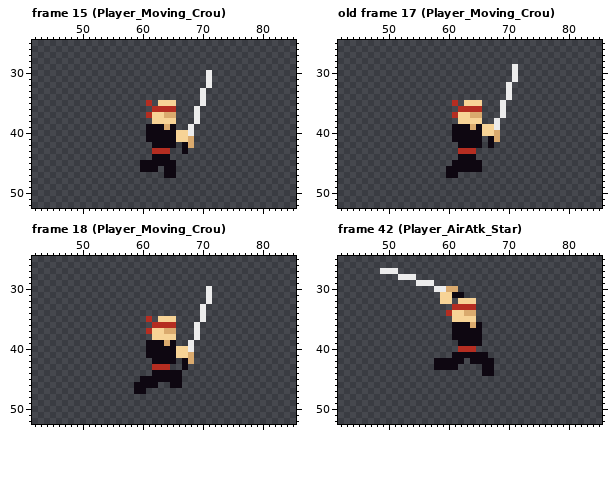
Pixel-art file: Assets/Player/T_Player.aseprite. The picture above is the old version.
128x64 pixels, 51 frames. Shown: frame 15 (Player_Moving_Crou): x 42..85, y 25..52; old frame 17 (Player_Moving_Crou): x 42..85, y 25..52; frame 18 (Player_Moving_Crou): x 42..85, y 25..52; frame 42 (Player_AirAtk_Star): x 42..85, y 25..52. The commit also changed other frames, which this record leaves out.
After the commit:
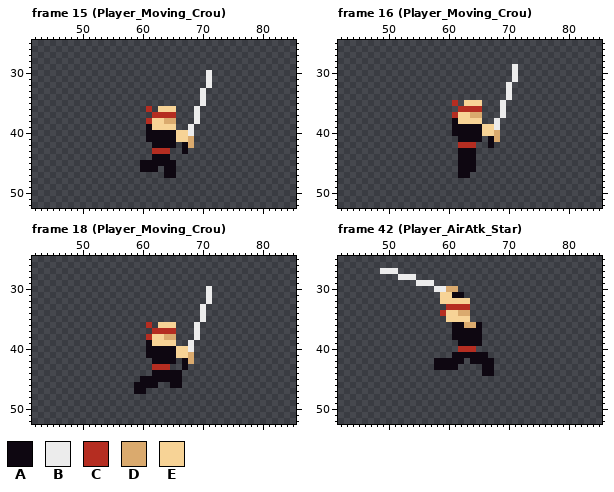
Palette (. is transparent): A #0e0711  B #ececec  C #b52d21  D #daaa6e  E #f7d396
A new or re-ordered frame is compared with the old frame closest to it.
From old to new:
frames 51 -> 59
frames re-ordered
--- frame 15 (Player_Moving_Crou), layer "Head"
@@ x 59..67 @@
 34 .........
-35 ..C.EEE..
-36 ...CCCC..
-37 ..CEEDD..
-38 ...EEEE..
-39 ..AAADA..
+35 .........
+36 ..C.EEE..
+37 ...CCCC..
+38 ..CEEDD..
+39 ..AEEEE..
 40 ..AAAAAEE
--- frame 16 (Player_Moving_Crou) is new; against old frame 17 (Player_Moving_Crou), layers "Legs", "Torso"
@@ x 58..67 @@
 37 ...CEEDD..
-38 ....EEEE..
-39 ...AAADAEE
+38 ...AEEEE..
+39 ...AAAAAEE
 40 ...AAAAAEE
-41 ...AAAAA.A
-42 ....AAAA.A
-43 ....CCC...
+41 ....AAAA.A
+42 ....CCC..A
+43 ....AAA...
 44 ....AAA...
-45 ...AAAAA..
-46 ..AAAAAA..
-47 ..AA......
+45 ....AAA...
+46 ....AAA...
+47 ....AA....
 48 ..........
--- frame 18 (Player_Moving_Crou), layer "Head": the same change as frame 15 (Player_Moving_Crou)
--- frame 42 (Player_AirAtk_Star), layers "Head", "Torso"
@@ x 57..66 @@
 31 ..EEAA....
-32 ..EE.EEE..
-33 ....CCCC..
-34 ...CEEDD..
-35 ....EEEE..
-36 ....AAADA.
+32 ..EEEEE...
+33 ...CCCC...
+34 ..CEEDD...
+35 ...EEEE...
+36 ....AADDA.
 37 ....AAAAA.
Where, in picture pixels (left, top, right, bottom), the same in both pictures:
changed: (146, 100, 176, 130)
changed: (446, 118, 482, 178)
changed: (146, 316, 176, 346)
changed: (440, 298, 476, 328)
